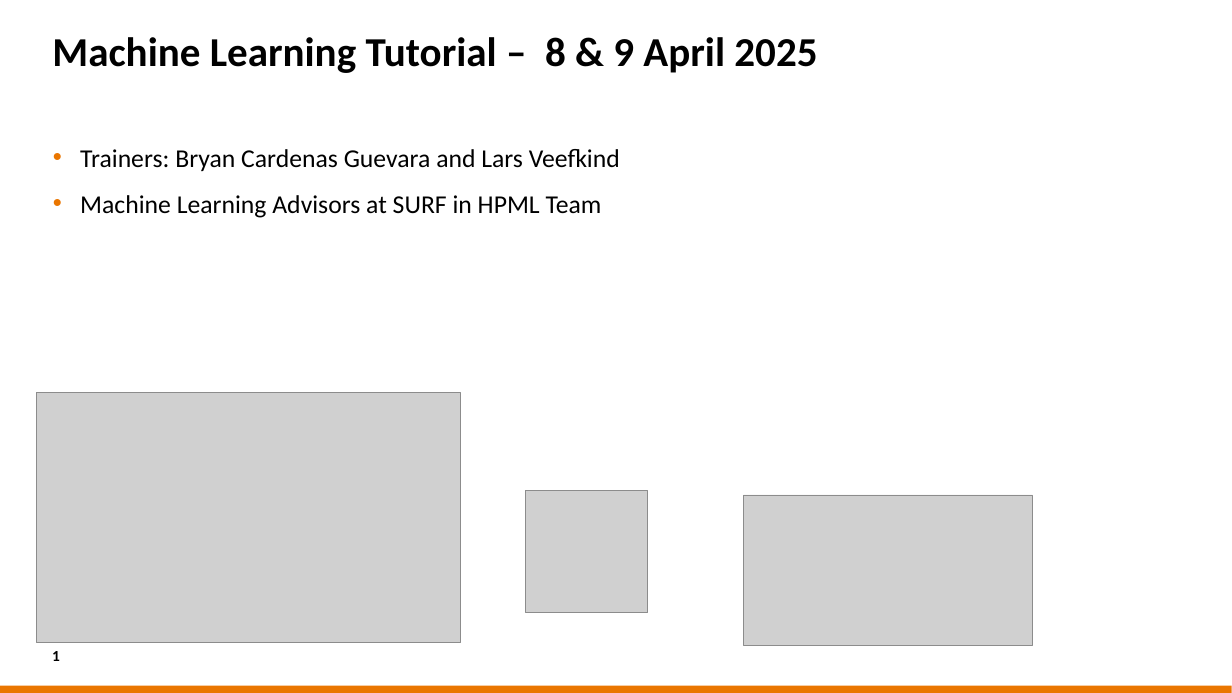
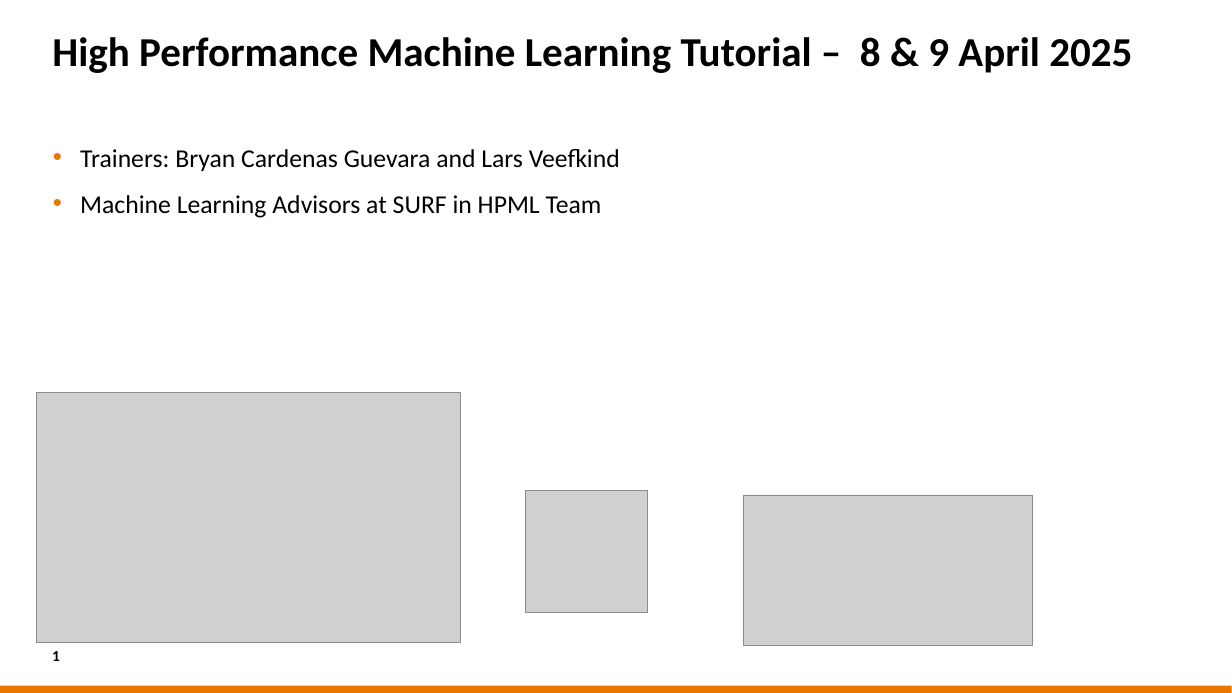
Before and after one commit to sara-nl/HPML-course-materials, a slide deck: slide 1 of Day1/slides/EuroHPC_HPML_welcome.pptx. Drawn at 1232x693 pixels with LibreOffice and Linux fonts; fonts in the diff are those of the drawing; grey boxes stand for pictures; background and template pictures are left out. Boxes give left, top, right and bottom in pixels: in the first picture for what was removed or moved away, otherwise in the second. Text is boxed around its words. In the diff, an @@ line names an element or a change of style, - is before the commit and + after.

```diff
--- a/Day1/slides/EuroHPC_HPML_welcome.pptx
+++ b/Day1/slides/EuroHPC_HPML_welcome.pptx
@@ title at (x1=52, y1=37, x2=1132, y2=73): text changed @@
-Machine Learning Tutorial – 8 & 9 April 2025
+High Performance Machine Learning Tutorial – 8 & 9 April 2025
```
